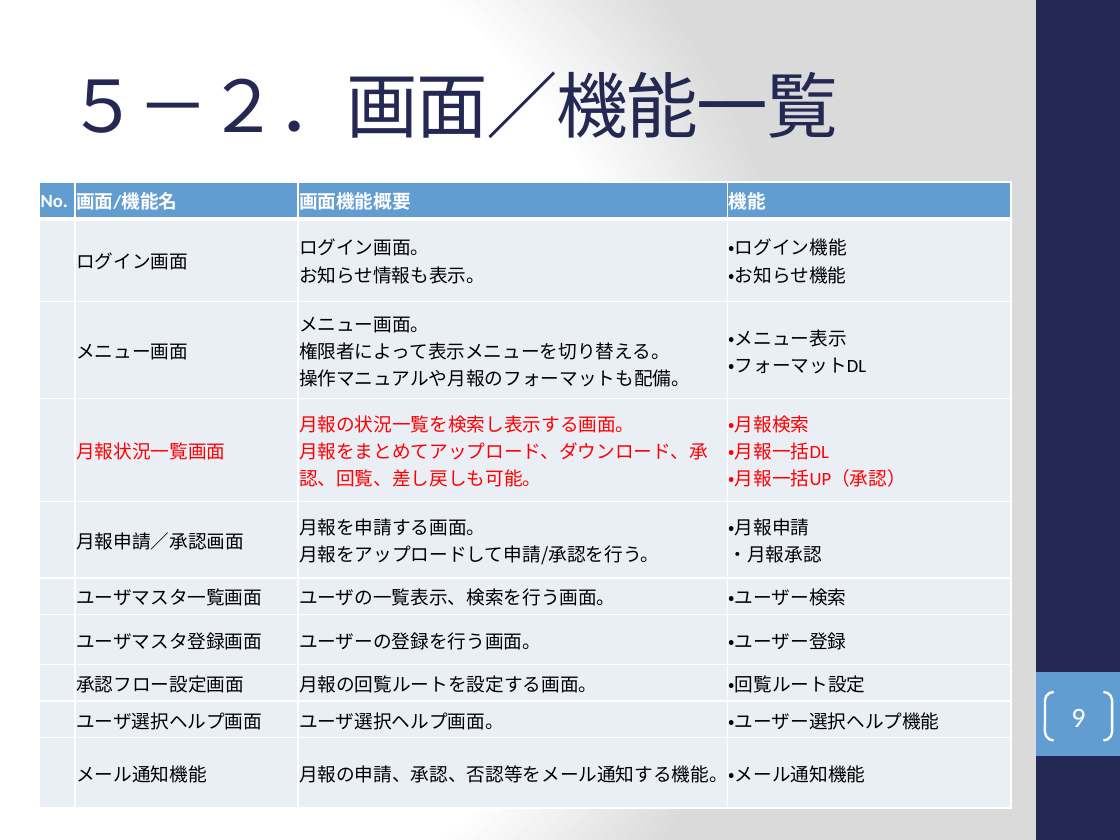
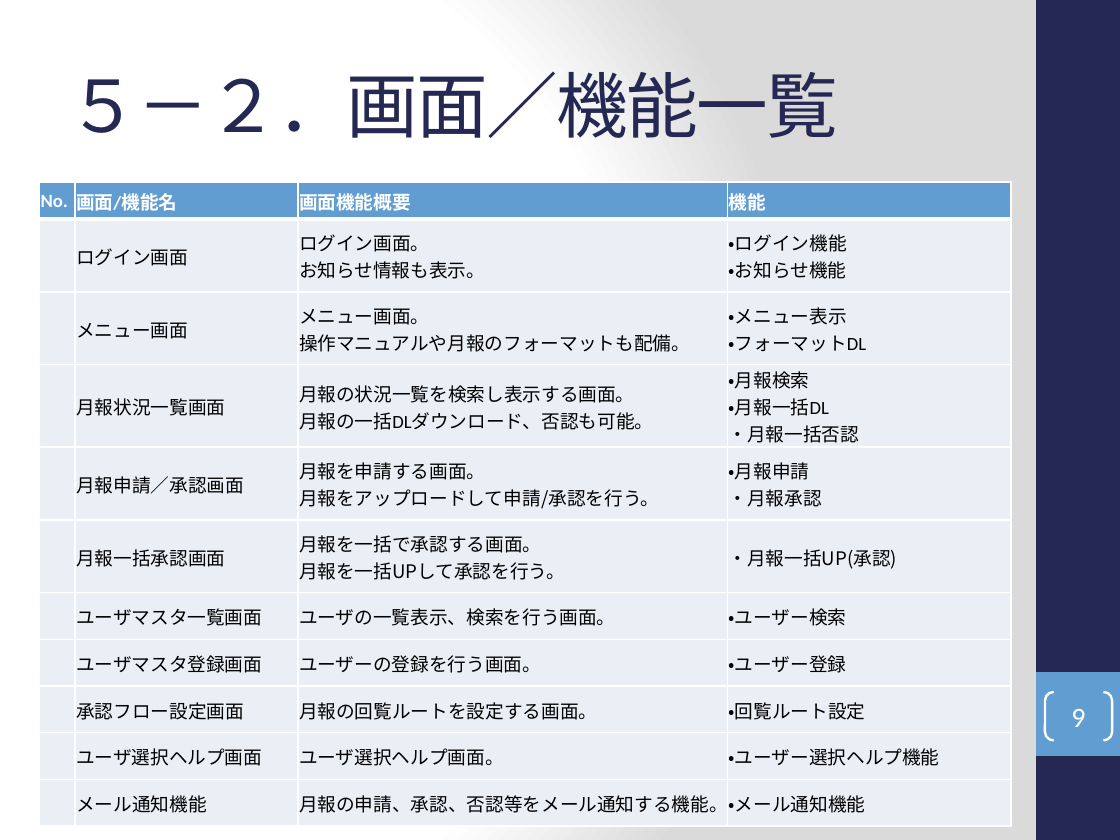
Before and after one commit to around7days/AppFreeMemo, a slide deck: slide 9 of 月報システム化提案.pptx. Drawn at 1120x840 pixels with LibreOffice and Linux fonts; fonts in the diff are those of the drawing. Boxes give left, top, right and bottom in pixels: in the first picture for what was removed or moved away, otherwise in the second. Text is boxed around its words. In the diff, an @@ line names an element or a change of style, - is before the commit and + after.

```diff
--- a/月報システム化提案.pptx
+++ b/月報システム化提案.pptx
@@ table at bbox=[39, 181, 1011, 817] @@
-row 3, column 3: メニュー画面。 / 権限者によって表示メニューを切り替える。 操作マニュアルや月報のフォーマットも配備。
+row 3, column 3: メニュー画面。 / 操作マニュアルや月報のフォーマットも配備。
-row 4, column 3: 月報の状況一覧を検索し表示する画面。 月報をまとめてアップロード、ダウンロード、承認、回覧、差し戻しも可能。
+row 4, column 3: 月報の状況一覧を検索し表示する画面。 月報の一括DLダウンロード、否認も可能。
-row 4, column 4: ・月報検索 ・月報一括DL ・月報一括UP（承認）
+row 4, column 4: ・月報検索 ・月報一括DL / ・月報一括否認
+row 6:  | 月報一括承認画面 | 月報を一括で承認する画面。 / 月報を一括UPして承認を行う。 | ・月報一括UP(承認)
```
Also in this commit, not shown: 2 other slides changed.
